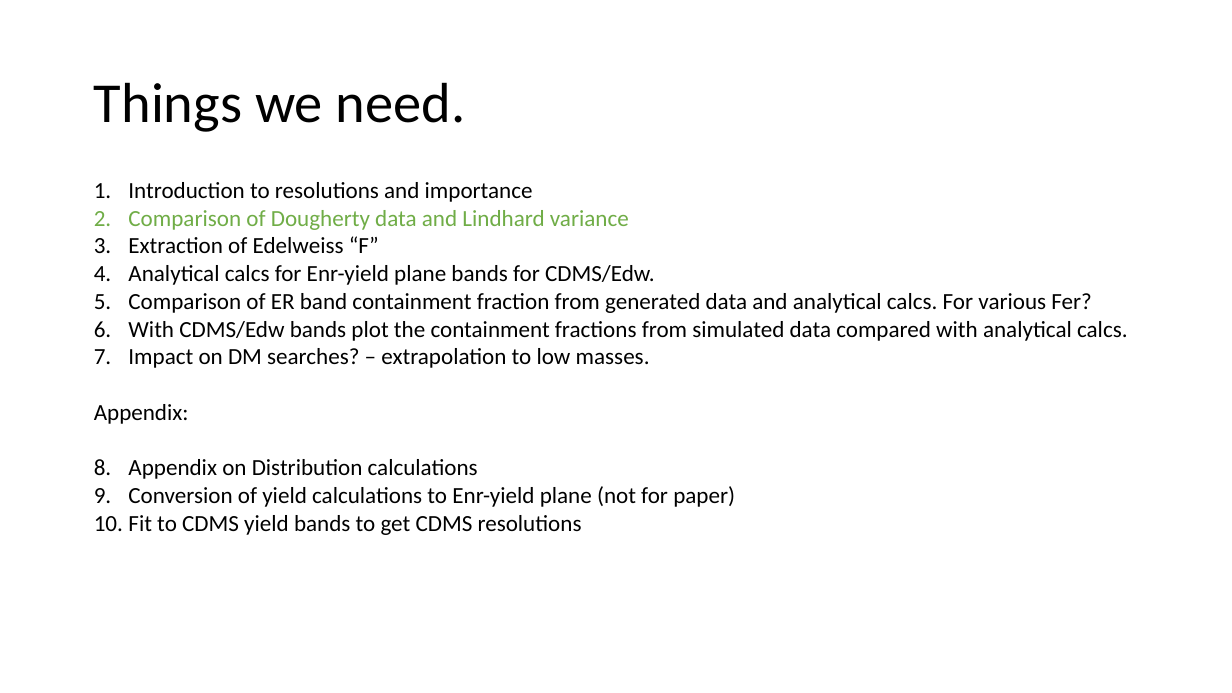
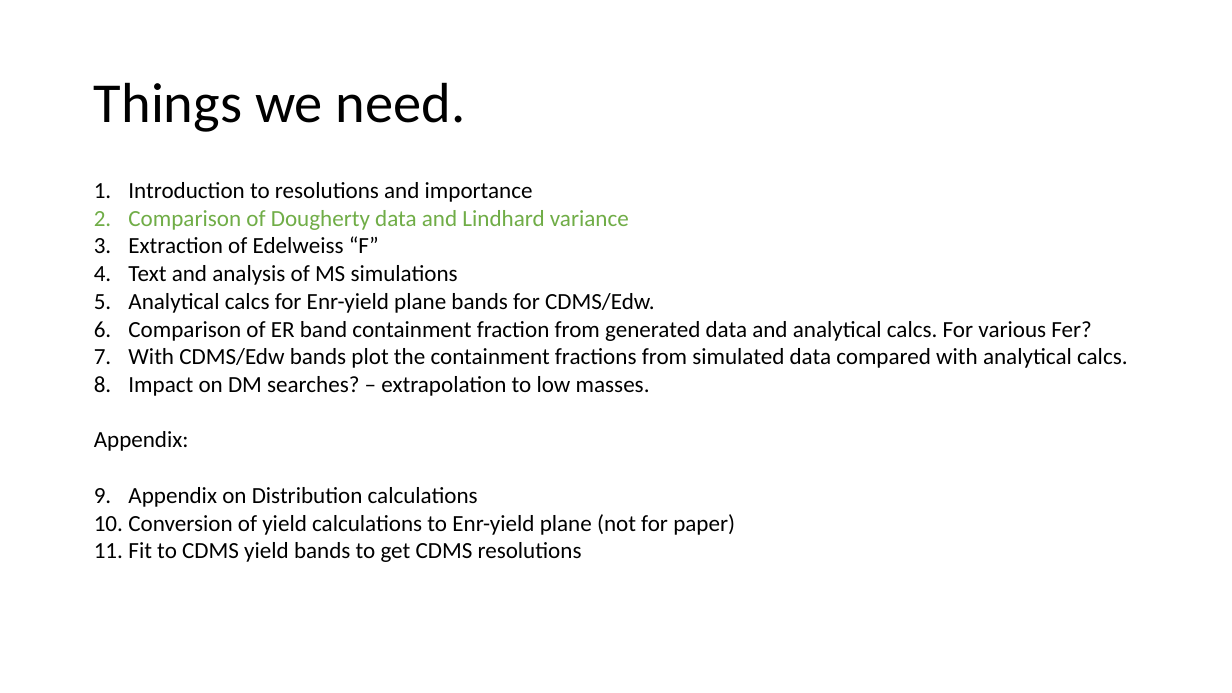
Before and after one commit to villaa/nrFano_Constraint, a slide deck: slide 3 of notes/anthony/nrFanoPaper_logic.pptx. Drawn at 1232x693 pixels with LibreOffice and Linux fonts; fonts in the diff are those of the drawing. Boxes give left, top, right and bottom in pixels: in the first picture for what was removed or moved away, otherwise in the second. Text is boxed around its words. In the diff, an @@ line names an element or a change of style, - is before the commit and + after.

```diff
--- a/notes/anthony/nrFanoPaper_logic.pptx
+++ b/notes/anthony/nrFanoPaper_logic.pptx
@@ text at (128, 265, 458, 285): paragraph added @@
+4. Text and analysis of MS simulations
```
Also in this commit, not shown: 1 slide added.
